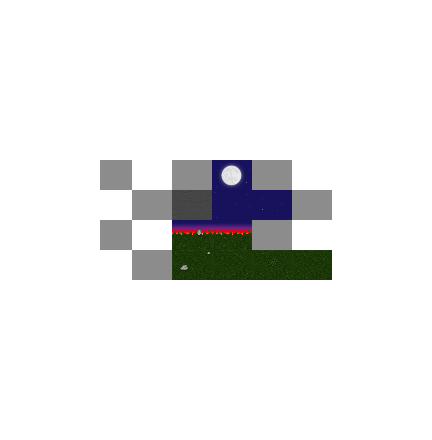
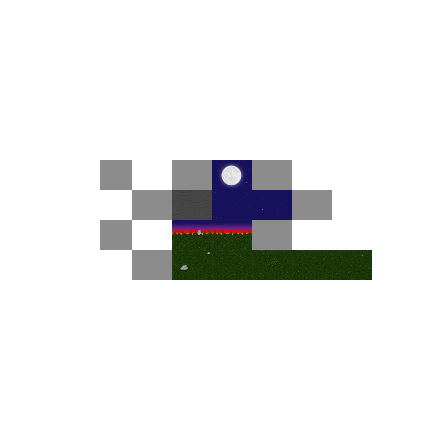
Before/after of a 432 × 440 layered artwork. What changed in the layer stack:
added group "grass 2" with 4 layers in group "ground V.02" over [332, 250, 372, 280]
added layer "Calque 59" (2nd of 3, in "ground V.02" › "grass 2") (49%) in group "grass 2" over [348, 265, 352, 273]
added layer "Calque 58" (2nd of 3, in "ground V.02" › "grass 2") (49%) in group "grass 2" over [336, 257, 369, 274]
added layer "Calque 57" (2nd of 4, in "ground V.02" › "grass 2") in group "grass 2" over [332, 250, 372, 280]
